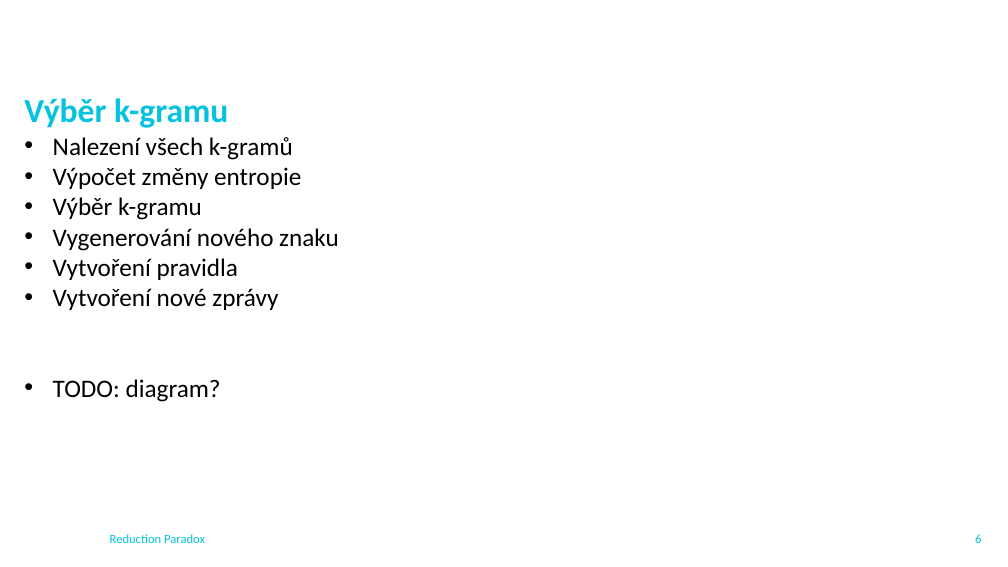
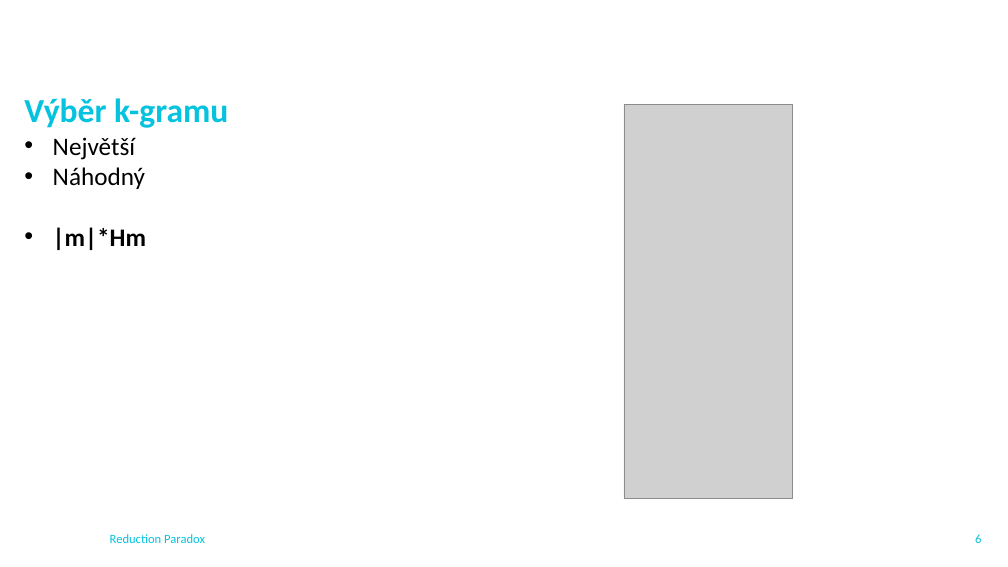
Before and after one commit to pro0255/AKS, a slide deck: slide 7 of project_presentation/pro0255.pptx. Drawn at 1008x567 pixels with LibreOffice and Linux fonts; fonts in the diff are those of the drawing; grey boxes stand for pictures; background and template pictures are left out. Boxes give left, top, right and bottom in pixels: in the first picture for what was removed or moved away, otherwise in the second. Text is boxed around its words. In the diff, an @@ line names an element or a change of style, - is before the commit and + after.

```diff
--- a/project_presentation/pro0255.pptx
+++ b/project_presentation/pro0255.pptx
@@ picture added at <box>624,104,792,498</box> @@
@@ text at <box>53,137,146,250</box>: text changed @@
-• Nalezení všech k-gramů
-• Výpočet změny entropie
-• Výběr k-gramu
-• Vygenerování nového znaku
-• Vytvoření pravidla
-• Vytvoření nové zprávy
-• TODO: diagram?
+• Největší
+• Náhodný
+• |m|*Hm
```
Also in this commit, not shown: 11 other slides changed, 1 slide added, 1 slide removed, 13 other files.
